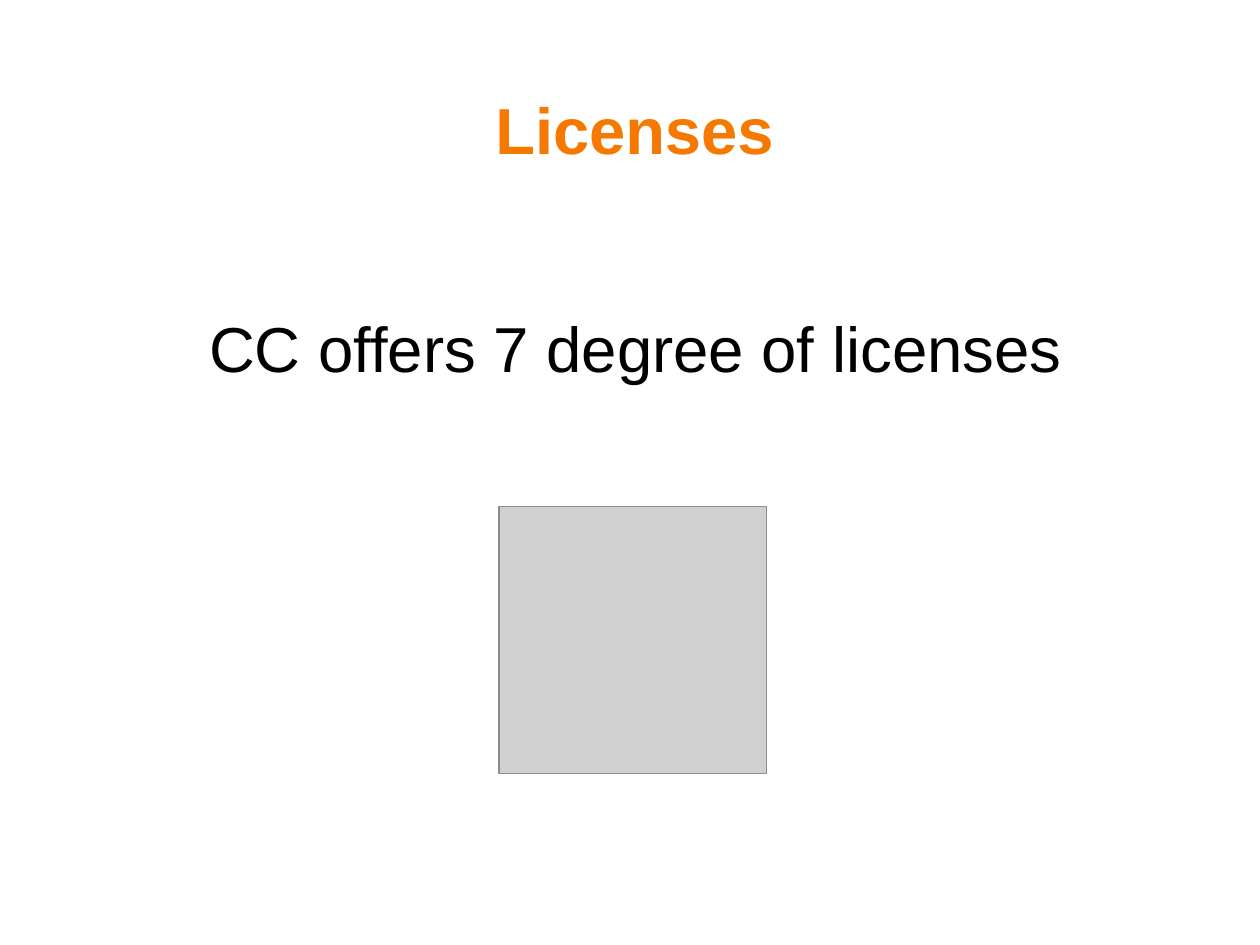
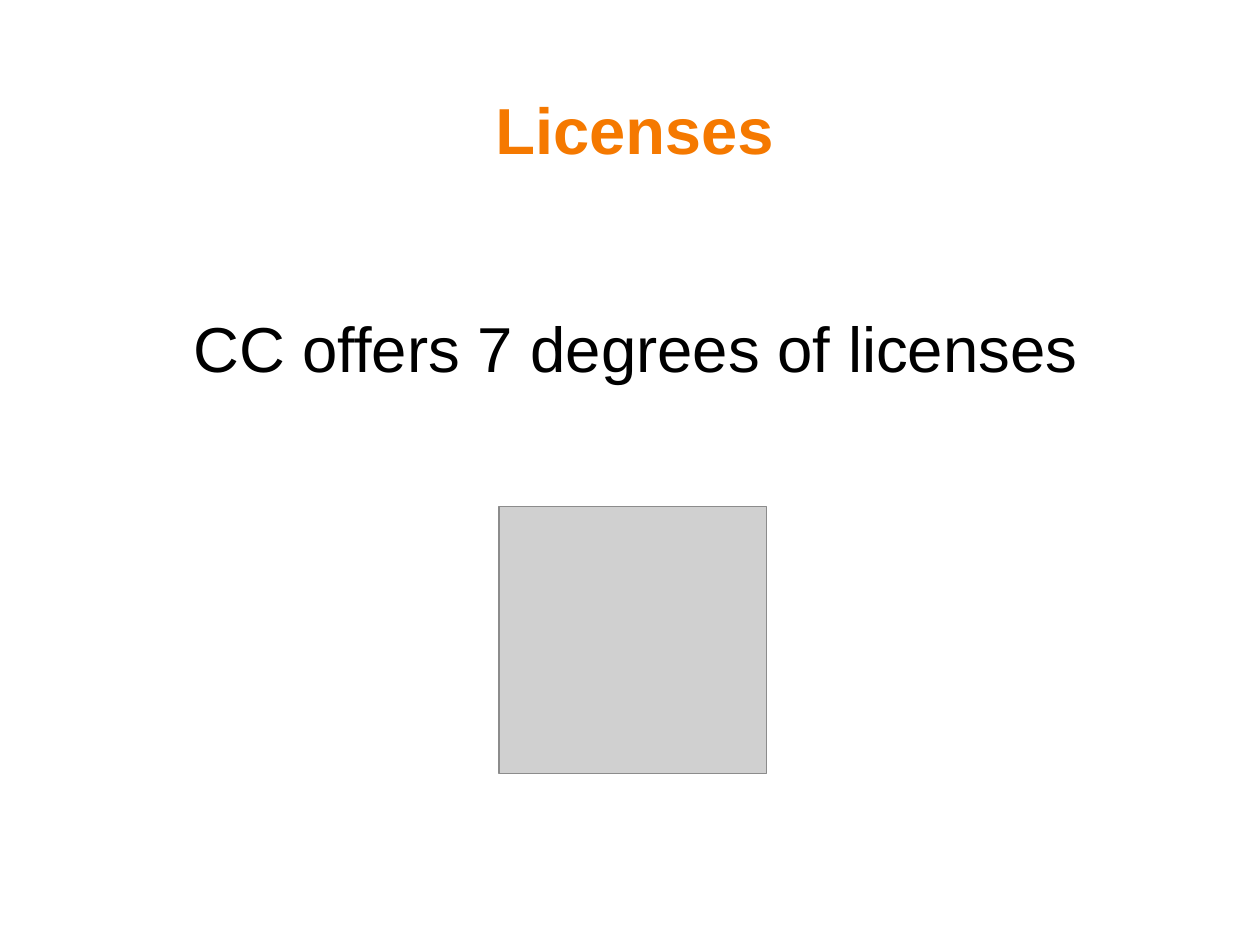
Before and after one commit to mohsend/know-creativecommons, a slide deck: slide 6 of know-cc-slideshow.odp. Drawn at 1260x945 pixels with LibreOffice and Linux fonts; fonts in the diff are those of the drawing; grey boxes stand for pictures; background and template pictures are left out. Boxes give left, top, right and bottom in pixels: in the first picture for what was removed or moved away, otherwise in the second. Text is boxed around its words. In the diff, an @@ line names an element or a change of style, - is before the commit and + after.

```diff
--- a/know-cc-slideshow.odp
+++ b/know-cc-slideshow.odp
@@ text at (193, 326, 1077, 384): text changed @@
-CC offers 7 degree of licenses
+CC offers 7 degrees of licenses
```
Also in this commit, not shown: 2 other slides changed, 1 slide added, 1 other file.
